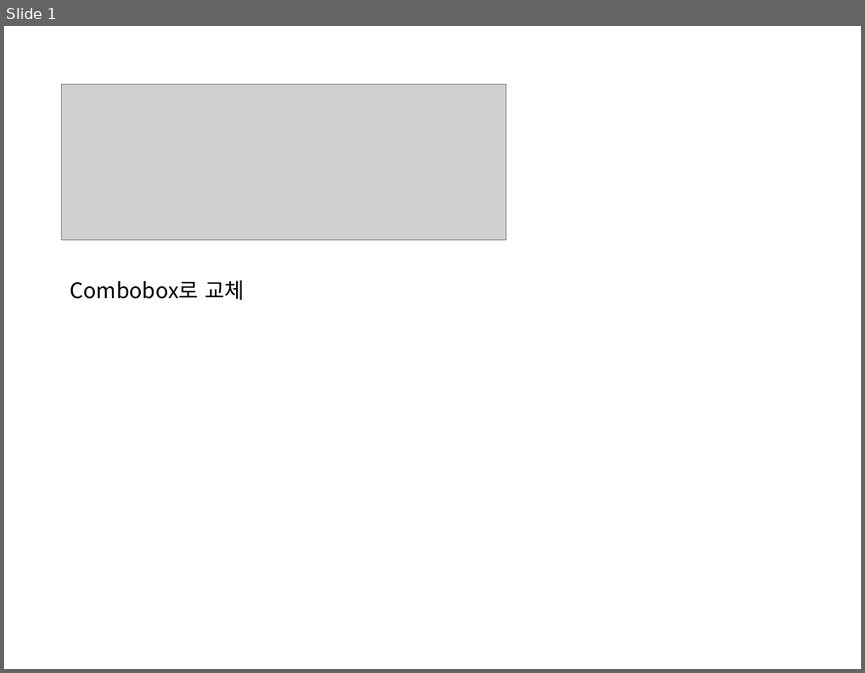
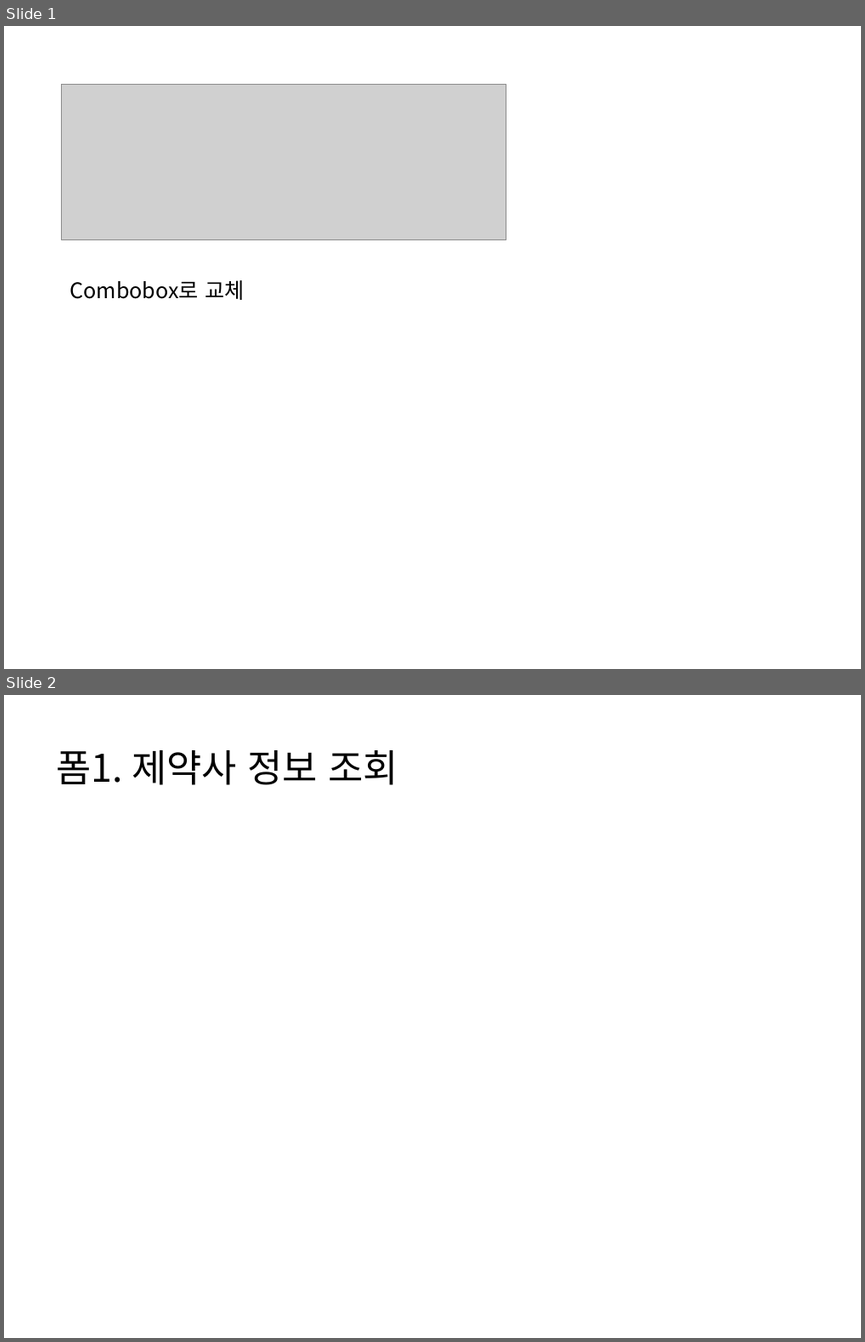
Before and after one commit to jhy0409/teamPrj, a slide deck: PPT_수정내용 210420.pptx. Shown one above the other, each under a label of ours: slide 1 before the commit, slides 1 and 2 after it. The pictures are 865x673 and 865x1342 pixels, drawn with LibreOffice and Linux fonts; fonts in the diff are those of the drawing; grey boxes stand for pictures. Boxes give left, top, right and bottom in pixels: in the first picture for what was removed or moved away, otherwise in the second. Text is boxed around its words. In the diff, an @@ line names an element or a change of style, - is before the commit and + after.

```diff
--- a/PPT_수정내용 210420.pptx
+++ b/PPT_수정내용 210420.pptx
@@ slide 2 added at (4,695,861,1338), background #FFFFFF @@
@@ text added at (56,750,398,785), 32 pt, text #000000 @@
+폼1. 제약사 정보 조회
```
Also in this commit, not shown: 2 other slides added, 1 other file.
